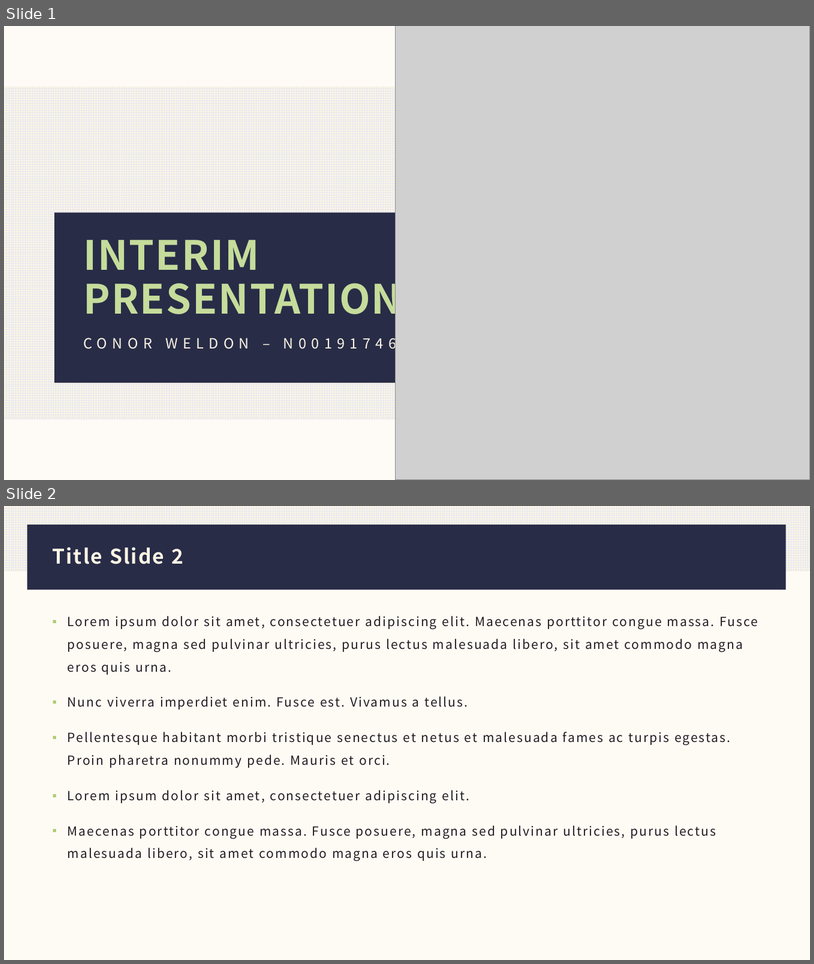
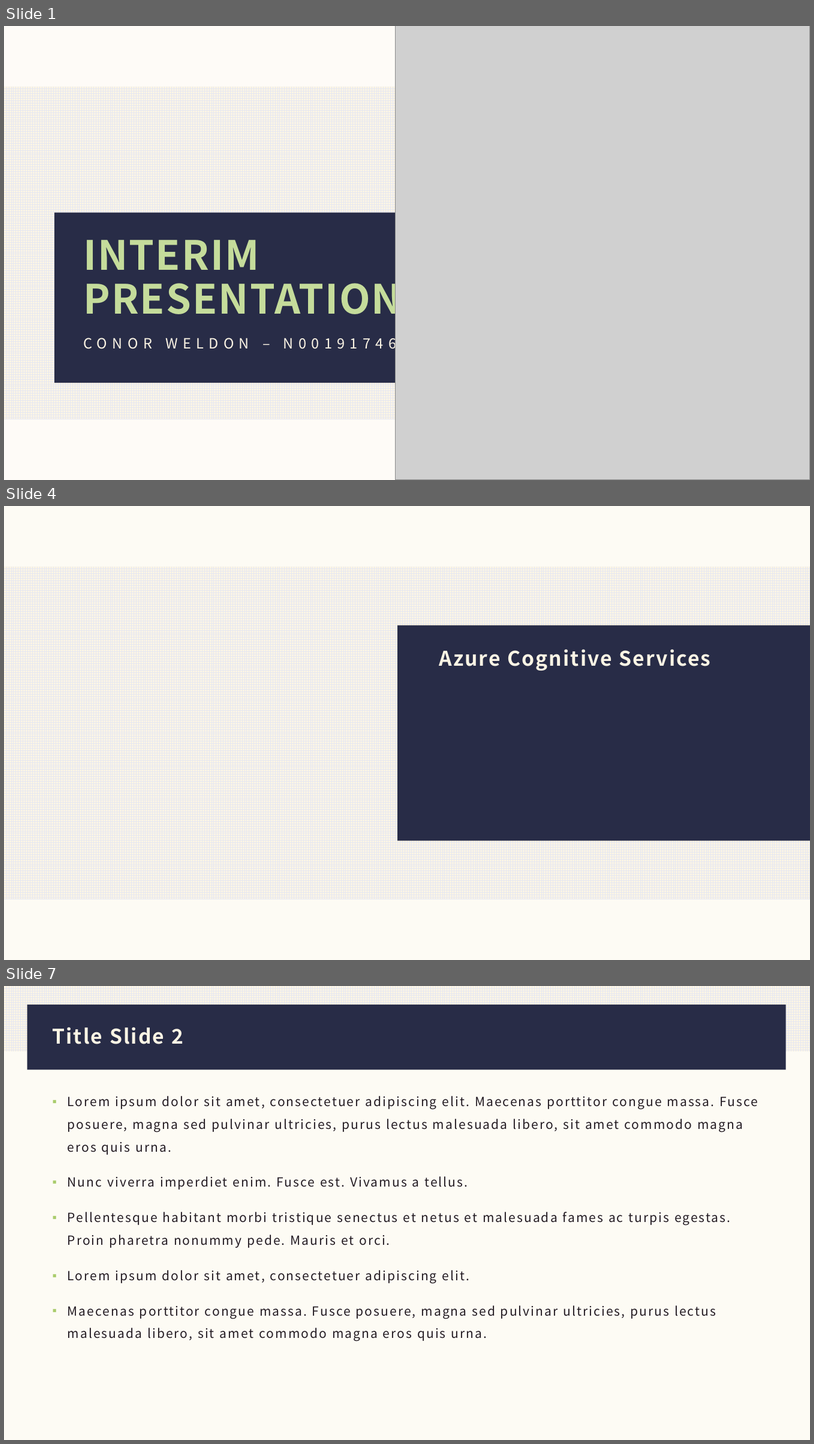
Before and after one commit to IADT-projects/y4-project-ConorWeldon, a slide deck: Docs/Presentation/Presentation.pptx. Shown one above the other, each under a label of ours: slides 1 and 2 before the commit, slides 1, 4 and 7 after it; the slides between them are not shown. The pictures are 814x964 and 814x1444 pixels, drawn with LibreOffice and Linux fonts; fonts in the diff are those of the drawing; grey boxes stand for pictures. Boxes give left, top, right and bottom in pixels: in the first picture for what was removed or moved away, otherwise in the second. Text is boxed around its words. In the diff, an @@ line names an element or a change of style, - is before the commit and + after.

```diff
--- a/Docs/Presentation/Presentation.pptx
+++ b/Docs/Presentation/Presentation.pptx
@@ slide 4 added at [4, 506, 810, 960], background #FCF5E5 at 40% opacity; not listed: 1 template element that a slide beside it also shows @@
@@ rectangle added at [398, 625, 810, 841], fill #282C47 @@
@@ title added at [440, 649, 711, 670], 24 pt, text #FCF5E5, bold @@
+Azure Cognitive Services
@@ what was slide 2 is now slide 7 @@
```
Also in this commit, not shown: 1 slide changed, 11 other slides added.
